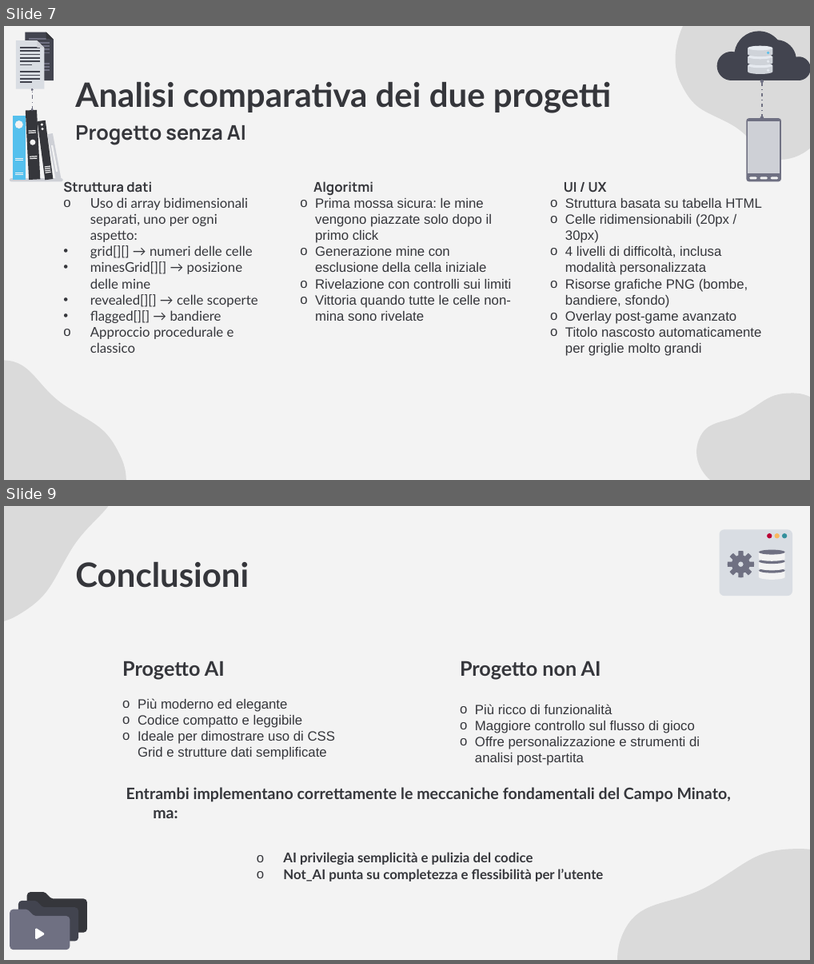
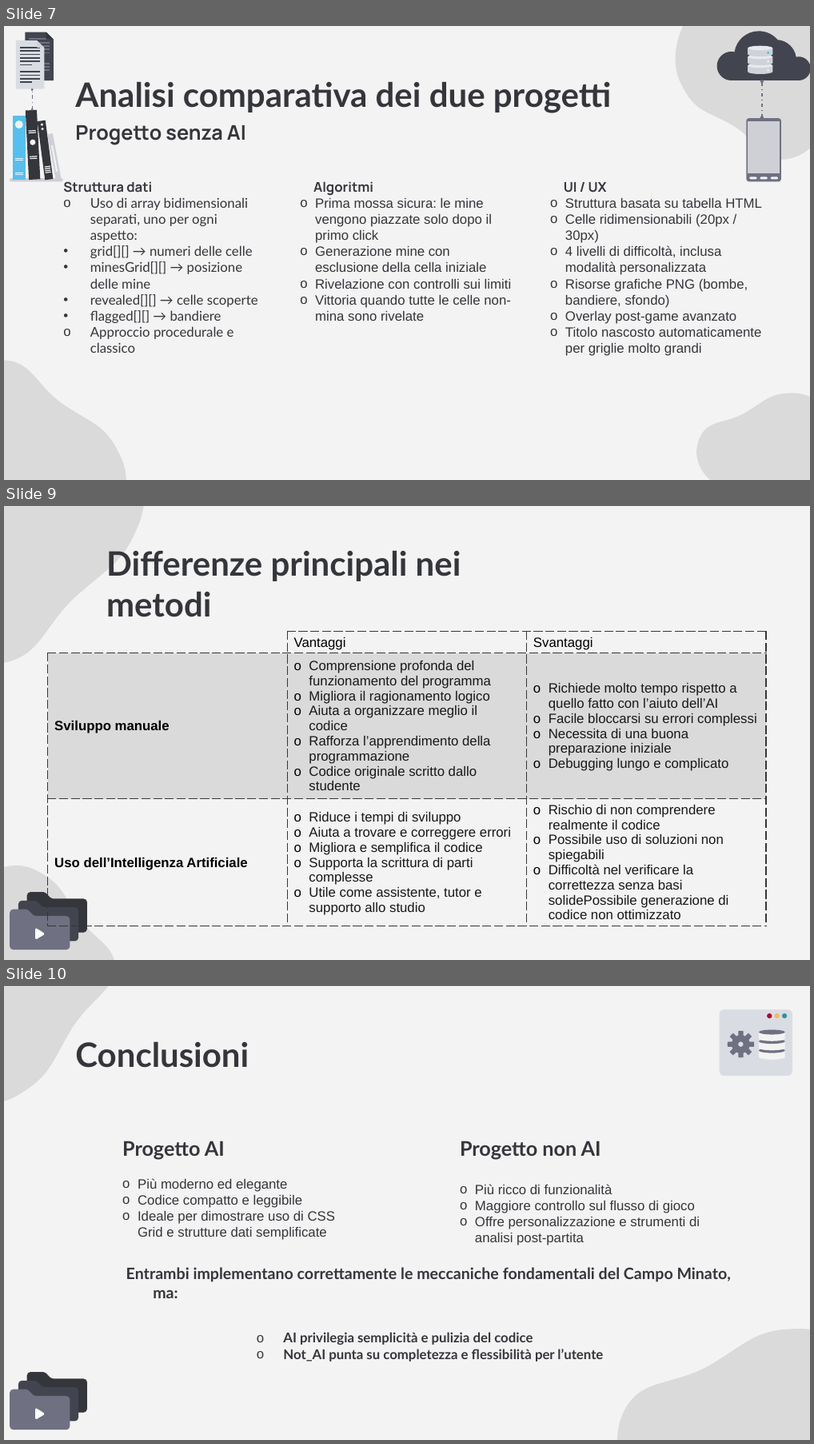
Before and after one commit to Savio-Gabriele/Minesweeper, a slide deck: presentazione/Minesweeper.pptx. Shown one above the other, each under a label of ours: slides 7 and 9 before the commit, slides 7, 9 and 10 after it; the slides between them are not shown. The pictures are 814x964 and 814x1444 pixels, drawn with LibreOffice and Linux fonts; fonts in the diff are those of the drawing. Boxes give left, top, right and bottom in pixels: in the first picture for what was removed or moved away, otherwise in the second. Text is boxed around its words. In the diff, an @@ line names an element or a change of style, - is before the commit and + after.

```diff
--- a/presentazione/Minesweeper.pptx
+++ b/presentazione/Minesweeper.pptx
@@ slide 9 added at [4, 506, 810, 960], background #F3F3F3; not listed: 4 template elements that a slide beside it also shows @@
@@ freeform shape added at [4, 506, 191, 692], fill #000000 at 10% opacity @@
@@ title added at [106, 551, 462, 617], 30 pt, text #35363B, bold @@
+Differenze principali nei metodi
@@ table added at [47, 631, 766, 935], 3 rows, 3 columns @@
+ | Vantaggi | Svantaggi
+Sviluppo manuale | Comprensione profonda del funzionamento del programma / Migliora il ragionamento logico / Aiuta a organizzare meglio il codice / Rafforza l’apprendimento della programmazione / Codice originale scritto dallo studente | Richiede molto tempo rispetto a quello fatto con l’aiuto dell’AI / Facile bloccarsi su errori complessi / Necessita di una buona preparazione iniziale / Debugging lungo e complicato
+Uso dell’Intelligenza Artificiale | Riduce i tempi di sviluppo / Aiuta a trovare e correggere errori / Migliora e semplifica il codice / Supporta la scrittura di parti complesse / Utile come assistente, tutor e supporto allo studio | Rischio di non comprendere realmente il codice / Possibile uso di soluzioni non spiegabili / Difficoltà nel verificare la correttezza senza basi solidePossibile generazione di codice non ottimizzato
@@ freeform shape added at [4, 835, 133, 960], fill #000000 at 10% opacity @@
@@ what was slide 9 is now slide 10 @@
```
Also in this commit, not shown: 1 slide changed.
